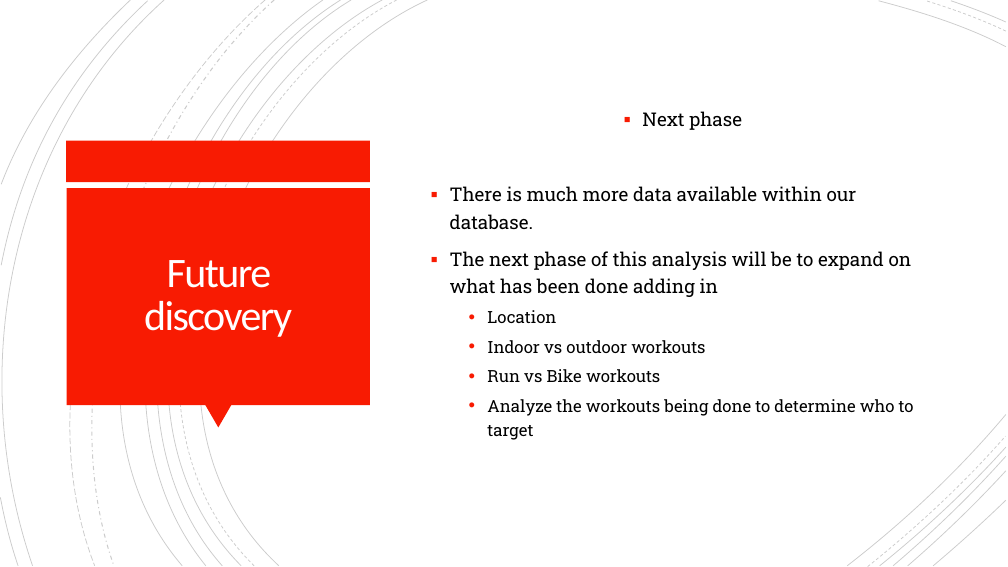
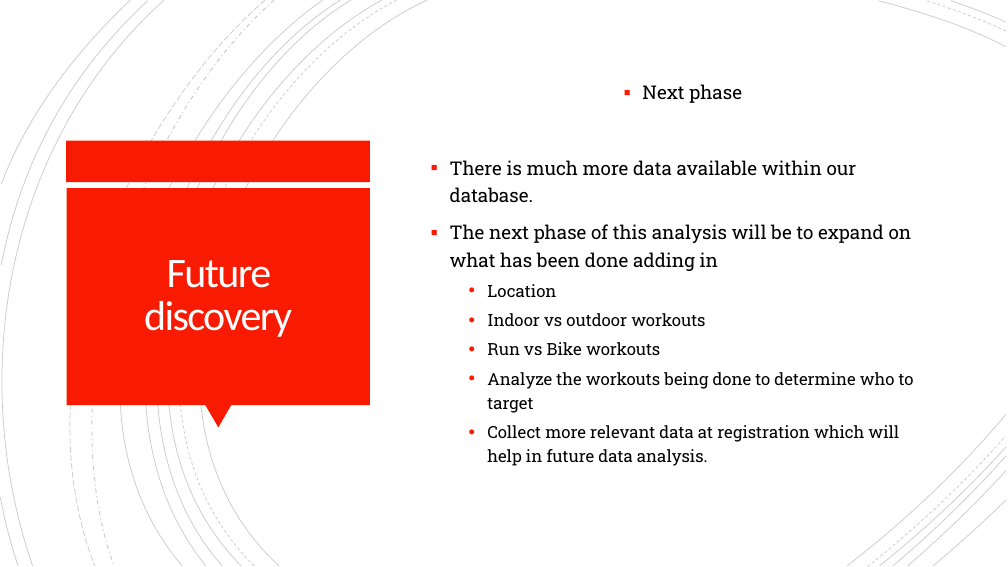
Before and after one commit to adamk6/codingDojoFinalProject, a slide deck: slide 15 of Coding Dojo - Final Project - Adam Kolodny.pptx. Drawn at 1008x567 pixels with LibreOffice and Linux fonts; fonts in the diff are those of the drawing. Boxes give left, top, right and bottom in pixels: in the first picture for what was removed or moved away, otherwise in the second. Text is boxed around its words. In the diff, an @@ line names an element or a change of style, - is before the commit and + after.

```diff
--- a/Coding Dojo - Final Project - Adam Kolodny.pptx
+++ b/Coding Dojo - Final Project - Adam Kolodny.pptx
@@ text at [487, 425, 899, 466]: paragraph added @@
+  • Collect more relevant data at registration which will help in future data analysis.
```
Also in this commit, not shown: 4 other slides changed.
